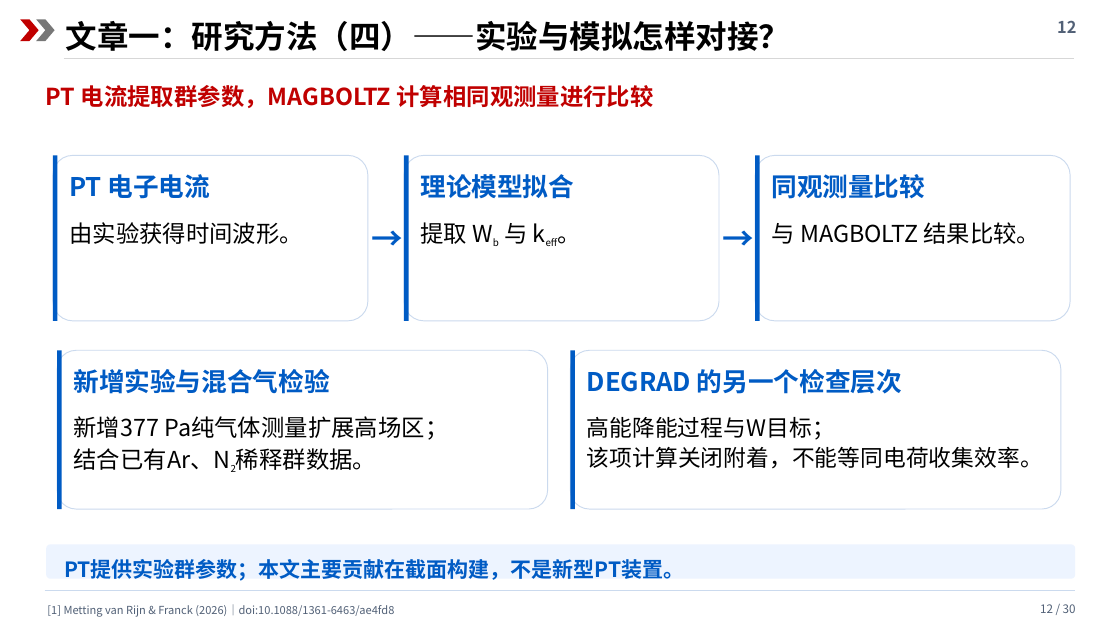
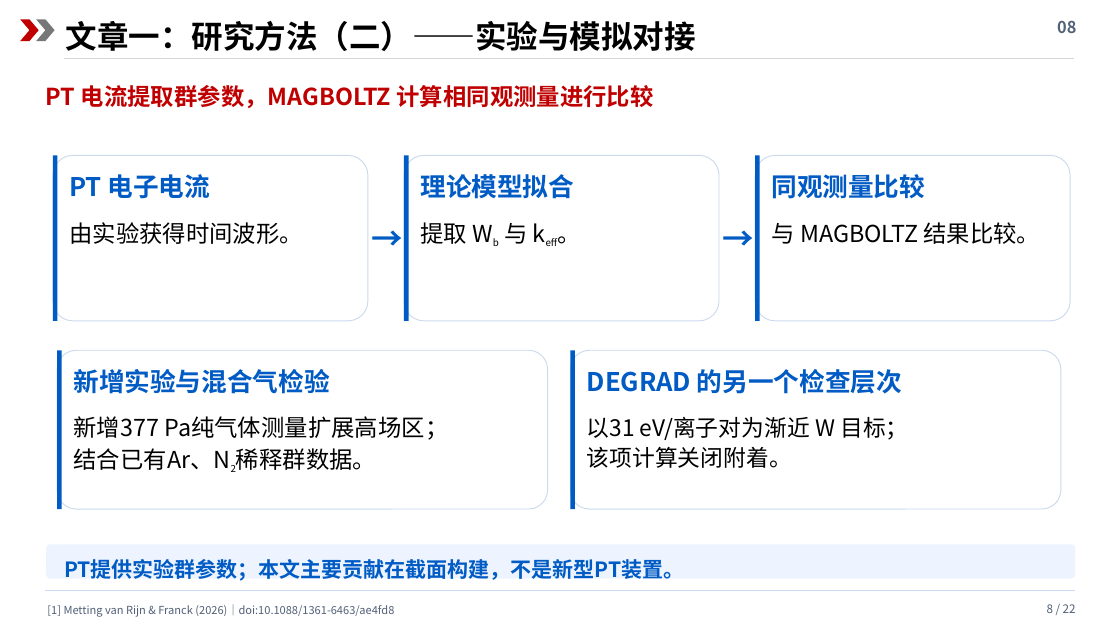
Before and after one commit to cass1223/cassbook, a slide deck: slide 8 of presentations/c4f7n/c4f7n_review.pptx (slide 12 before the commit). Drawn at 1120x630 pixels with LibreOffice and Linux fonts; fonts in the diff are those of the drawing. Boxes give left, top, right and bottom in pixels: in the first picture for what was removed or moved away, otherwise in the second. Text is boxed around its words. In the diff, an @@ line names an element or a change of style, - is before the commit and + after.

```diff
--- a/presentations/c4f7n/c4f7n_review.pptx
+++ b/presentations/c4f7n/c4f7n_review.pptx
@@ text at (x1=66, y1=21, x2=696, y2=51): text changed @@
-文章一：研究方法（四）——实验与模拟怎样对接？
+文章一：研究方法（二）——实验与模拟对接
@@ text at (x1=1057, y1=20, x2=1076, y2=33): text changed @@
-12
+08
@@ text at (x1=587, y1=417, x2=908, y2=468): text changed @@
-高能降能过程与W目标；
-该项计算关闭附着，不能等同电荷收集效率。
+以31 eV/离子对为渐近 W 目标；
+该项计算关闭附着。
@@ text at (x1=1047, y1=604, x2=1076, y2=613): text changed @@
-12 / 30
+8 / 22
```
Also in this commit, not shown: 20 other slides changed, 1 slide added, 9 slides removed, 4 other files.
